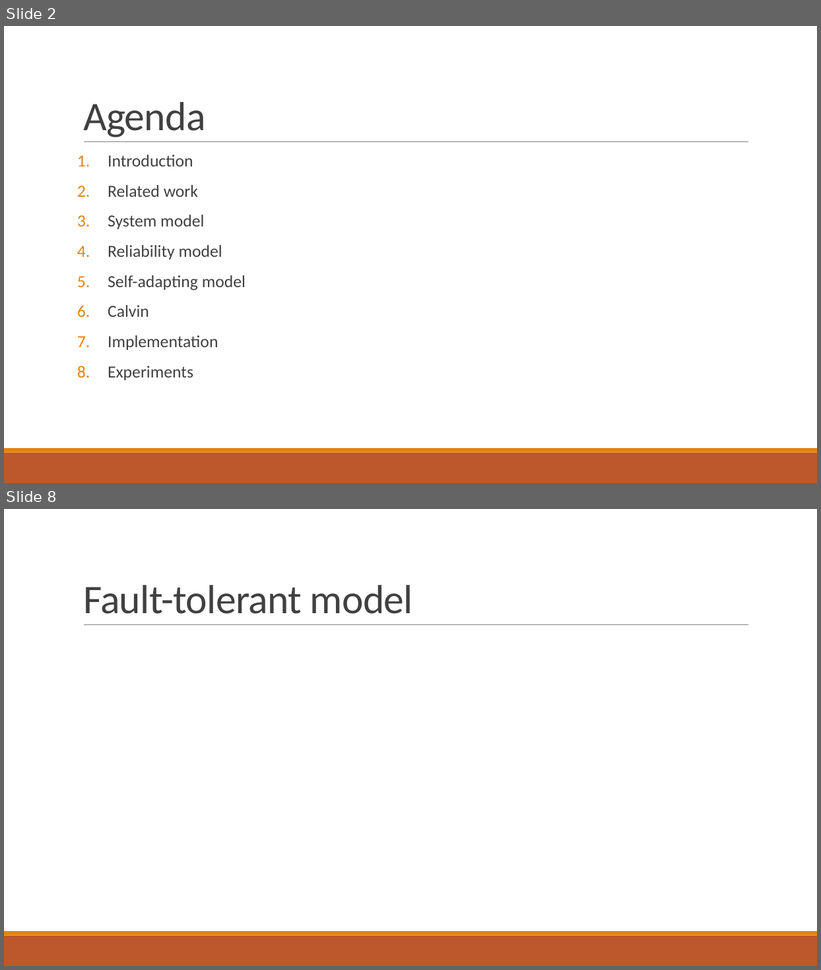
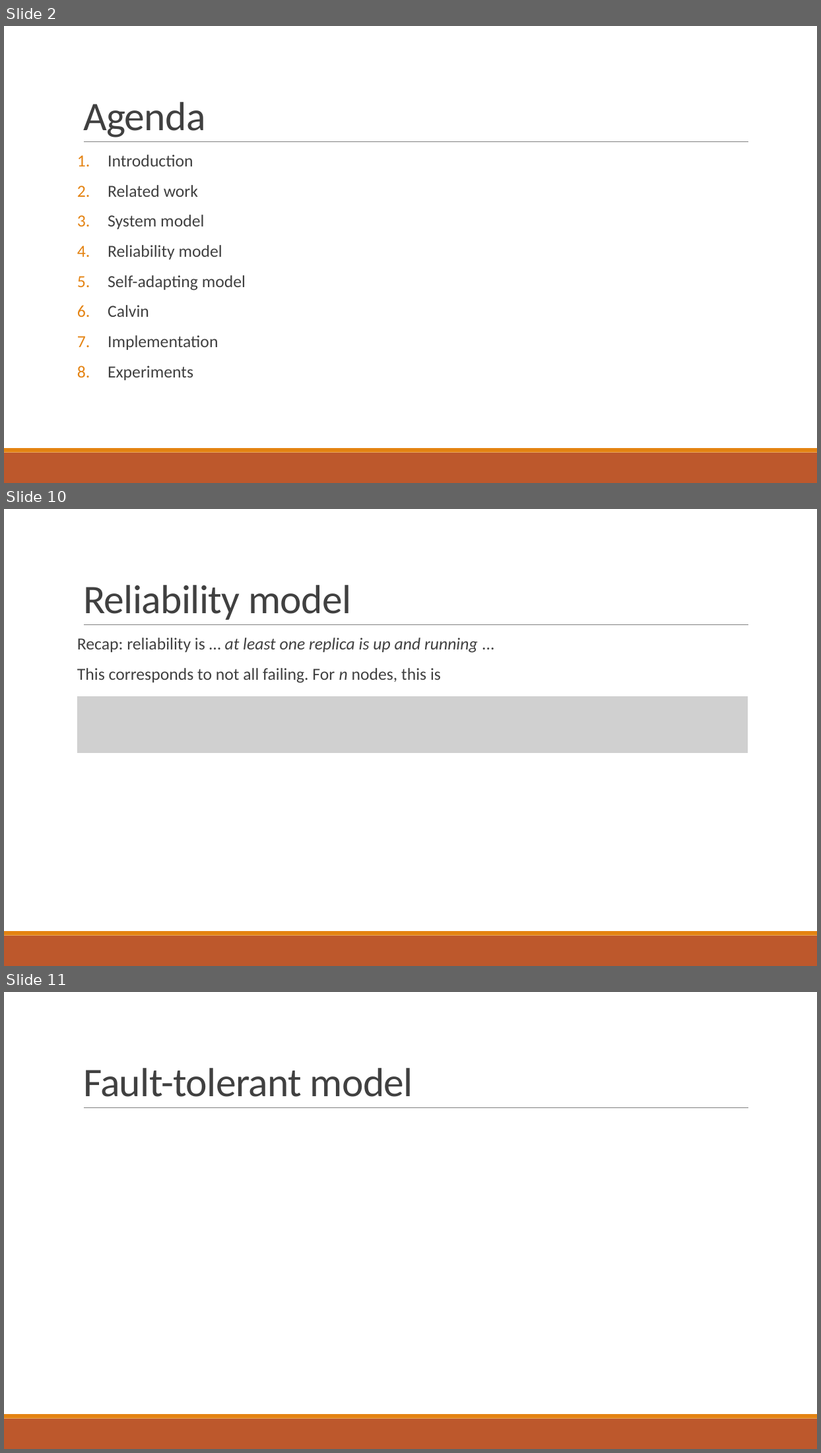
Before and after one commit to PStahl/master_thesis, a slide deck: presentation/presentation.pptx. Shown one above the other, each under a label of ours: slides 2 and 8 before the commit, slides 2, 10 and 11 after it; the slides between them are not shown. The pictures are 821x970 and 821x1453 pixels, drawn with LibreOffice and Linux fonts; fonts in the diff are those of the drawing; grey boxes stand for pictures. Boxes give left, top, right and bottom in pixels: in the first picture for what was removed or moved away, otherwise in the second. Text is boxed around its words. In the diff, an @@ line names an element or a change of style, - is before the commit and + after.

```diff
--- a/presentation/presentation.pptx
+++ b/presentation/presentation.pptx
@@ slide 10 added at [4, 509, 817, 966], background #FFFFFF; not listed: 3 template elements that a slide beside it also shows @@
@@ title added at [83, 585, 351, 620], 48 pt, text #404040 @@
+Reliability model
@@ text added at [77, 638, 478, 683], 20 pt, text #404040 @@
+Recap: reliability is … at least one replica is up and running ...
+This corresponds to not all failing. For n nodes, this is
@@ picture added at [77, 696, 748, 753] @@
@@ what was slide 8 is now slide 11 @@
```
Also in this commit, not shown: 9 slides changed, 10 other slides added, 2 slides removed.
